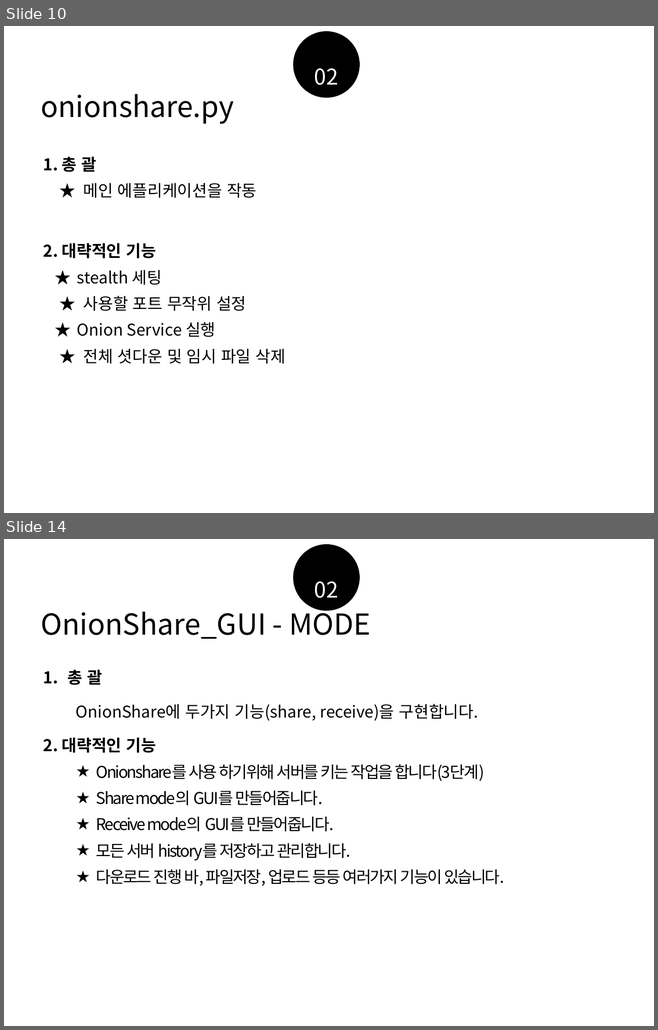
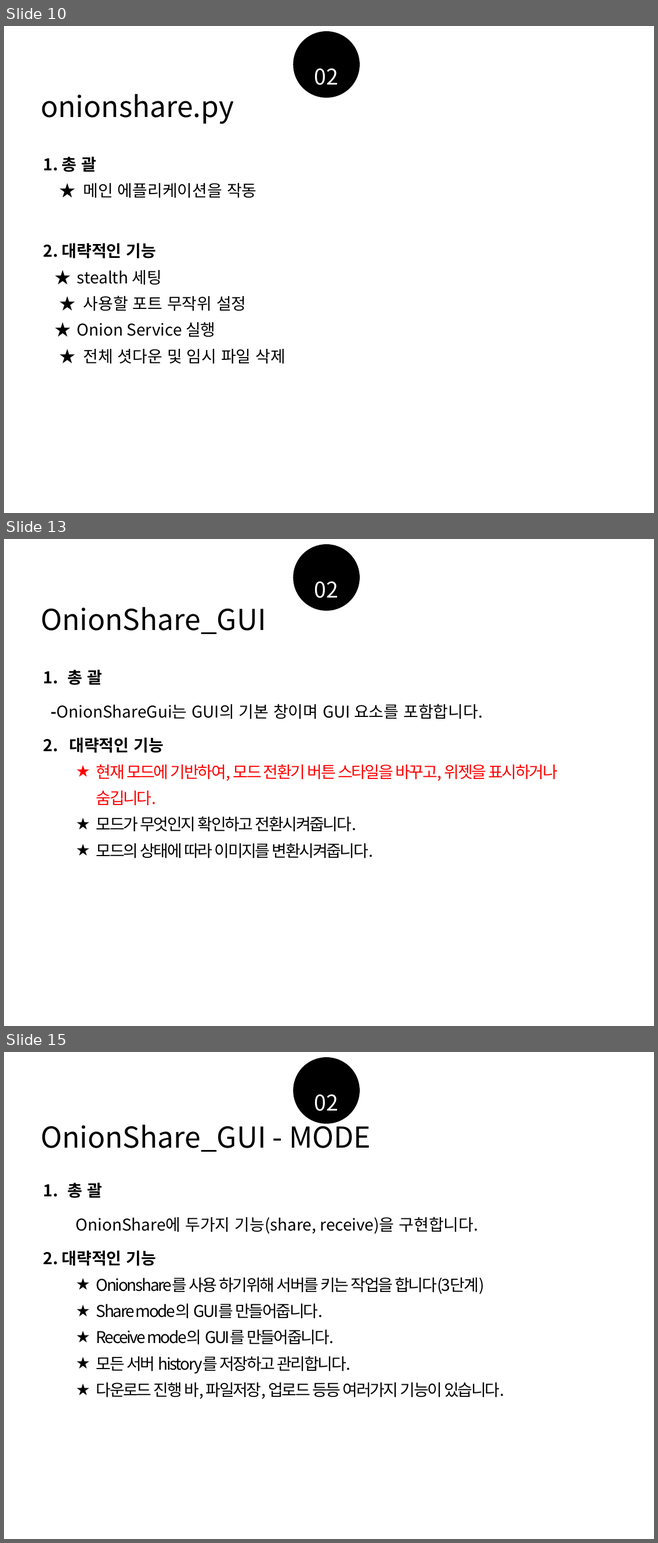
Before and after one commit to Ji-Ha/SW-TeamProject, a slide deck: 코드분석 및 PPT/공쏘 상세기능분석.pptx. Shown one above the other, each under a label of ours: slides 10 and 14 before the commit, slides 10, 13 and 15 after it; the slides between them are not shown. The pictures are 658x1030 and 658x1543 pixels, drawn with LibreOffice and Linux fonts; fonts in the diff are those of the drawing. Boxes give left, top, right and bottom in pixels: in the first picture for what was removed or moved away, otherwise in the second. Text is boxed around its words. In the diff, an @@ line names an element or a change of style, - is before the commit and + after.

```diff
--- a/코드분석 및 PPT/공쏘 상세기능분석.pptx
+++ b/코드분석 및 PPT/공쏘 상세기능분석.pptx
@@ slide 13 added at (x1=4, y1=539, x2=654, y2=1026), background #FFFFFF @@
@@ ellipse added at (x1=293, y1=544, x2=360, y2=610), fill #000000 @@
@@ text added at (x1=314, y1=581, x2=338, y2=598), 24 pt, text #FFFFFF @@
+02
@@ text added at (x1=41, y1=607, x2=266, y2=634), 32 pt, text #000000 @@
+OnionShare_GUI
@@ text added at (x1=43, y1=669, x2=557, y2=859), 18 pt, text #000000 @@
+1. 총 괄
+-OnionShareGui는 GUI의 기본 창이며 GUI 요소를 포함합니다.
+2. 대략적인 기능
+  ★ 현재 모드에 기반하여, 모드 전환기 버튼 스타일을 바꾸고, 위젯을 표시하거나 숨깁니다.
+  ★ 모드가 무엇인지 확인하고 전환시켜줍니다.
+  ★ 모드의 상태에 따라 이미지를 변환시켜줍니다.
@@ what was slide 14 is now slide 15 @@
```
Also in this commit, not shown: 5 slides changed, 1 other file.
